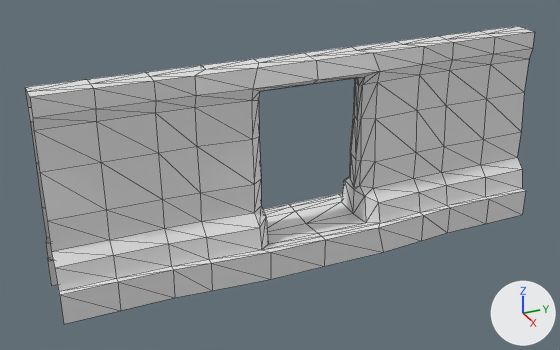
The glTF model client/assets/models/buildings/castle/castle_wall_10_door.glb as it was, and as the next commit left it.
Camera for both pictures: a 50 mm lens placed at (12.43, -6.18, 7.96), pointed at (-0.08, -0.55, 1.71). Arrows for +X, +Y and +Z are at lower right; the lights stay in place. Mesh edges are drawn as thin lines. Vertices at the same position are counted once.

Objects in the first picture: 'Wall10door'.
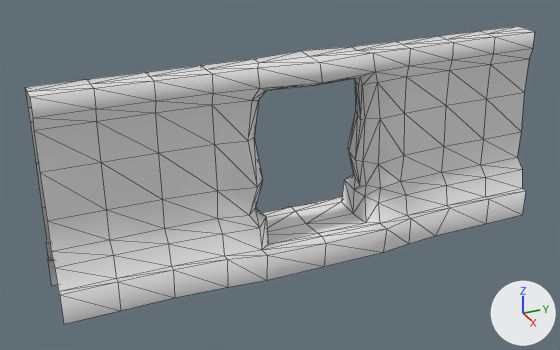
What differs and where, as boxes [x1, y1, x2, y2] in the pictures (560 x 350 px; the box of a moved part takes in the faces that stretch with it):
```json
{"part": 1, "of": "me_grid_005", "change": "moved or reshaped", "before": [150, 42, 485, 298], "after": [150, 42, 485, 298]}
```

Scene script edits in JSON lines:
```json
{"block": "me_grid_005", "where": "# used by ob_wall10door; location = (0.0, 0.0, 0.0)"}
{"op": "remove", "block": "me_grid_005", "code": "me_grid_005.from_pydata(...)  # 269 vertices, 480 faces; spans x -0.86..0.82, y -5.0..5.0, z 0.01..4.03"}
{"op": "add", "block": "me_grid_005", "code": "me_grid_005.from_pydata(...)  # 269 vertices, 480 faces; spans x -0.9..0.93, y -5.0..5.0, z 0.01..4.03"}
{"block": "me_grid_005", "change": "me_grid_005 part 1: 86 of 269 vertices moved; they spanned x -0.86..0.82, y -3.0..3.0, z 0.01..4.03 and now span x -0.9..0.93, y -3.0..3.05, z 0.01..4.03; mean shift (0.0, 0.0, 0.0); largest move (0.29, -2.3, 1.84) -> (0.34, -1.99, 1.84)"}
{"block": "me_grid_005", "change": "me_grid_005 part 2: the surface is now shaded smooth"}
```
